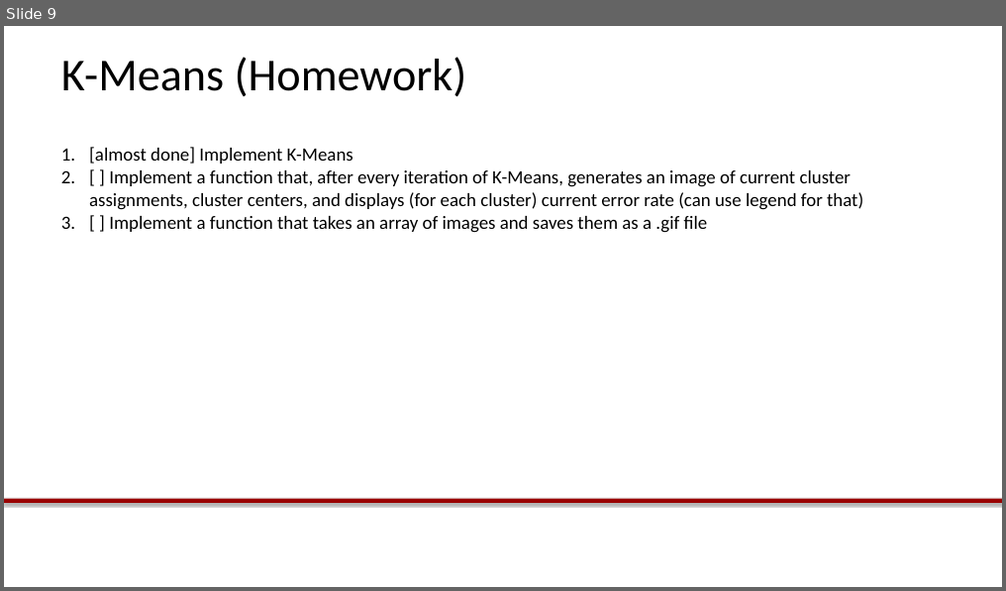
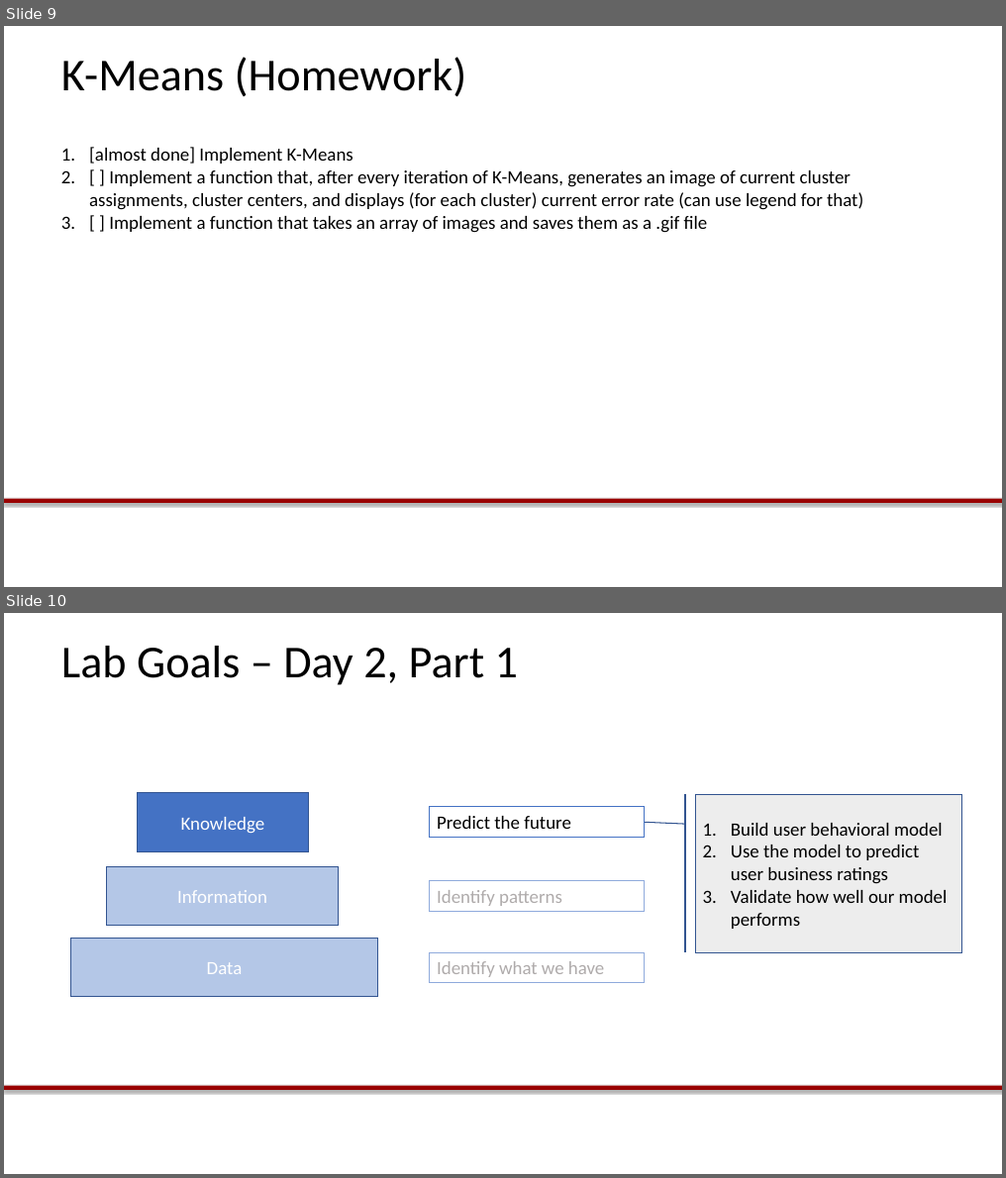
Before and after one commit to dnfeldman/soongsil, a slide deck: Lab1.pptx. Shown one above the other, each under a label of ours: slide 9 before the commit, slides 9 and 10 after it. The pictures are 1006x591 and 1006x1178 pixels, drawn with LibreOffice and Linux fonts; fonts in the diff are those of the drawing; background and template pictures are left out. Boxes give left, top, right and bottom in pixels: in the first picture for what was removed or moved away, otherwise in the second. Text is boxed around its words. In the diff, an @@ line names an element or a change of style, - is before the commit and + after.

```diff
--- a/Lab1.pptx
+++ b/Lab1.pptx
@@ slide 10 added at [4,613,1002,1174], background #FFFFFF; not listed: 1 template element that a slide beside it also shows @@
@@ title added at [61,646,518,685], 44 pt, text #000000 @@
+Lab Goals – Day 2, Part 1
@@ rectangle added at [138,793,310,853], fill #4472C4, outline #325491 1 pt, 18 pt, text #FFFFFF @@
+Knowledge
@@ rectangle added at [430,807,645,837], outline #4472C4 0.75 pt, 18 pt, text #000000 @@
+Predict the future
@@ accent border callout added at [695,794,961,953], fill #EDEDED, outline #325491 1 pt, 18 pt, text #000000 @@
+1. Build user behavioral model
+2. Use the model to predict user business ratings
+3. Validate how well our model performs
@@ rectangle added at [107,866,339,926], fill #B4C7E7, outline #325491 1 pt, 18 pt, text #FFFFFF @@
+Information
@@ rectangle added at [430,881,645,911], outline #8FAADC 0.75 pt, 18 pt, text #AFABAB @@
+Identify patterns
@@ rectangle added at [70,939,378,998], fill #B4C7E7, outline #325491 1 pt, 18 pt, text #FFFFFF @@
+Data
@@ rectangle added at [430,953,645,983], outline #8FAADC 0.75 pt, 18 pt, text #AFABAB @@
+Identify what we have
```
Also in this commit, not shown: 6 other slides added.
